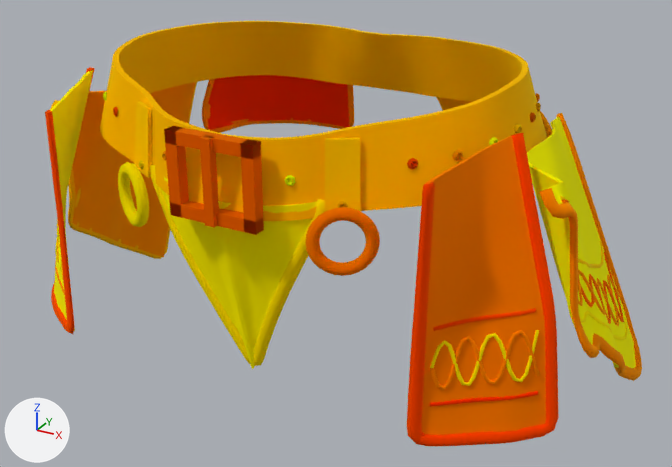
Two versions of the glTF model godot/art/armor/body_p1/src/kit_belt/kit_belt.glb, one commit apart.
One viewpoint serves both versions: a 50 mm camera at (0.32, -0.564, 1.322) aimed at (0.011, -0.001, 1.041). The lights are fixed; the arrows at lower left show +X, +Y and +Z. The first picture is the older version. Vertices at exactly the same position are counted once.

The scene before the commit, as lines of its bpy script (objects in view):
```python
ob_buckle_rigid = bpy.data.objects.new('buckle_rigid', me_buckle_rigid)
ob_buckle_rigid.location = (0.0, 0.0, 0.0)
ob_hip_l_rigid = bpy.data.objects.new('hip_l_rigid', me_hip_l_rigid)
ob_hip_l_rigid.location = (0.0, 0.0, 0.0)
ob_hipf_l_rigid = bpy.data.objects.new('hipf_l_rigid', me_hipf_l_rigid)
ob_hipf_l_rigid.location = (0.0, 0.0, 0.0)
ob_hipf_l_rigid_001 = bpy.data.objects.new('hipf_l_rigid.001', me_hipf_l_rigid_001)
ob_hipf_l_rigid_001.location = (0.0, 0.0, 0.0)
ob_hipf_r_rigid = bpy.data.objects.new('hipf_r_rigid', me_hipf_r_rigid)
ob_hipf_r_rigid.location = (0.0, 0.0, 0.0)
ob_hipf_r_rigid_001 = bpy.data.objects.new('hipf_r_rigid.001', me_hipf_r_rigid_001)
ob_hipf_r_rigid_001.location = (0.0, 0.0, 0.0)
# also in view: 'hip_r_rigid.001' at (-0.191, -0.001, 1.037); 'tasset_rigid' at (0.0, -0.115, 1.045); 'ring_r_rigid' at (-0.08, -0.118, 1.095); 'back_r_rigid.001' at (-0.098, 0.103, 1.106); 'hip_r_rigid' at (-0.19, -0.002, 1.037)
```
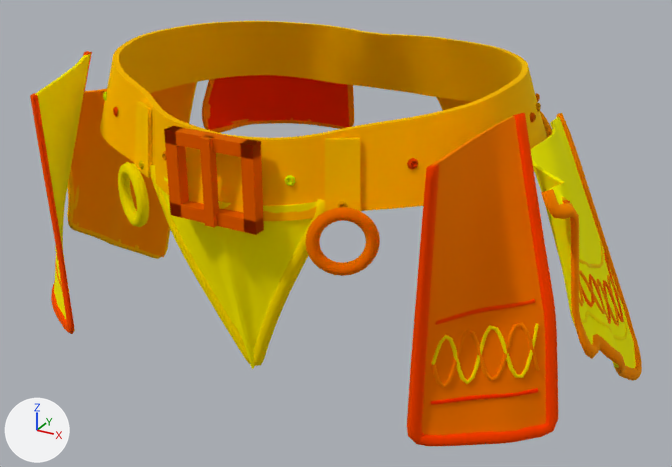
The change in detail:
me_hipf_l_rigid is used by ob_hipf_l_rigid; location (0.0, 0.0, 0.0).
me_hipf_l_rigid had 432 vertices, 860 faces and spanned x 0.136..0.207, y -0.134..-0.059, z 0.981..1.158.
me_hipf_l_rigid now has 432 vertices, 860 faces and spans x 0.136..0.207, y -0.138..-0.059, z 0.981..1.17.
me_hipf_l_rigid part 1: 408 of 432 vertices moved; they spanned x 0.136..0.205, y -0.134..-0.059, z 0.991..1.158 and now span x 0.136..0.205, y -0.138..-0.059, z 0.991..1.17; mean shift (0.001, -0.001, 0.006); largest move (0.14, -0.125, 1.149) -> (0.144, -0.129, 1.161).
me_hipf_l_rigid_001 is used by ob_hipf_l_rigid_001; location (0.0, 0.0, 0.0).
me_hipf_l_rigid_001 had 837 vertices, 1656 faces and spanned x 0.133..0.209, y -0.138..-0.055, z 0.976..1.159.
me_hipf_l_rigid_001 now has 873 vertices, 1728 faces and spans x 0.133..0.209, y -0.142..-0.055, z 0.976..1.171.
me_hipf_l_rigid_001 part 2: the loose piece of 62 vertices spanning x 0.143..0.19, y -0.127..-0.083, z 1.055..1.062 is scaled about its middle by (0.931, 1.06, 1.01), then moved by (0.0, 0.0, 0.005).
me_hipf_l_rigid_001 part 3: 13 vertices moved within x 0.15..0.206, y -0.124..-0.081, z 0.989..1.036; 661 vertices removed from x 0.133..0.209, y -0.138..-0.055, z 0.977..1.159; 697 vertices added at x 0.134..0.209, y -0.142..-0.055, z 0.977..1.171.
me_hipf_r_rigid is used by ob_hipf_r_rigid; location (0.0, 0.0, 0.0).
me_hipf_r_rigid had 432 vertices, 860 faces and spanned x -0.203..-0.134, y -0.133..-0.058, z 0.981..1.158.
me_hipf_r_rigid now has 432 vertices, 860 faces and spans x -0.203..-0.136, y -0.135..-0.059, z 0.981..1.17.
me_hipf_r_rigid part 4: 408 of 432 vertices moved; they spanned x -0.202..-0.134, y -0.133..-0.058, z 0.991..1.158 and now span x -0.201..-0.136, y -0.135..-0.059, z 0.991..1.17; mean shift (-0.001, -0.001, 0.006); largest move (-0.134, -0.129, 1.148) -> (-0.139, -0.134, 1.16).
me_hipf_r_rigid_001 is used by ob_hipf_r_rigid_001; location (0.0, 0.0, 0.0).
me_hipf_r_rigid_001 had 819 vertices, 1620 faces and spanned x -0.205..-0.132, y -0.136..-0.054, z 0.977..1.159.
me_hipf_r_rigid_001 now has 855 vertices, 1692 faces and spans x -0.205..-0.133, y -0.139..-0.054, z 0.976..1.17.
me_hipf_r_rigid_001 part 5: the loose piece of 380 vertices spanning x -0.205..-0.132, y -0.136..-0.054, z 0.977..1.159 is rebuilt with 398 vertices and now spans x -0.205..-0.133, y -0.139..-0.054, z 0.976..1.17.
me_hipf_r_rigid_001 part 6: 4 vertices moved within x -0.168..-0.162, y -0.115..-0.106, z 1.008..1.037; 340 vertices removed from x -0.195..-0.142, y -0.128..-0.081, z 1.005..1.05; 358 vertices added at x -0.194..-0.144, y -0.129..-0.081, z 1.007..1.055.
Other edits to the shape of me_hipf_r_rigid_001 do not show in these pictures.
me_hip_l_rigid has 616 vertices, 1228 faces and spans x 0.153..0.233, y -0.084..0.074, z 0.958..1.138.
me_hip_l_rigid is used by ob_hip_l_rigid; location (0.0, 0.0, 0.0).
me_hip_l_rigid part 7: 157 of 616 vertices moved; they spanned x 0.159..0.212, y -0.082..-0.027, z 1.036..1.137 and now span x 0.16..0.213, y -0.082..-0.027, z 1.036..1.137; mean shift (0.002, -0.001, 0.0); largest move (0.169, -0.047, 1.136) -> (0.176, -0.049, 1.136).

Where the change shows, as pixel boxes [x1, y1, x2, y2] in the pictures (672 x 467 px; the box of a moved part takes in the faces that stretch with it):
'hipf_l_rigid', reshaped (7% taller)
    before: [422, 136, 546, 435]
    after: [422, 116, 546, 435]
'hipf_l_rigid.001', reshaped (6% taller)
    before: [407, 133, 559, 446]
    after: [407, 113, 558, 446]
'hip_l_rigid', reshaped
    before: [527, 116, 636, 368]
    after: [531, 115, 636, 368]
'hipf_r_rigid', reshaped (27% wider, 6% taller)
    before: [50, 70, 93, 331]
    after: [35, 54, 90, 331]
'hipf_r_rigid.001', reshaped (24% wider)
    before: [45, 67, 95, 334]
    after: [30, 51, 92, 334]
part 2 of me_hipf_l_rigid_001, moved or reshaped
    before: [433, 308, 536, 331]
    after: [436, 299, 535, 325]
part 3 of me_hipf_l_rigid_001, moved or reshaped
    before: [407, 133, 556, 437]
    after: [407, 113, 556, 437]
part 5 of me_hipf_r_rigid_001, rebuilt (24% wider)
    before: [45, 67, 95, 334]
    after: [30, 51, 92, 334]
part 6 of me_hipf_r_rigid_001, moved or reshaped (mostly hidden afterwards)
    before: [55, 218, 65, 296]
    after: [55, 246, 63, 293]
part 7 of me_hip_l_rigid, moved or reshaped
    before: [527, 151, 593, 351]
    after: [531, 152, 593, 344]
